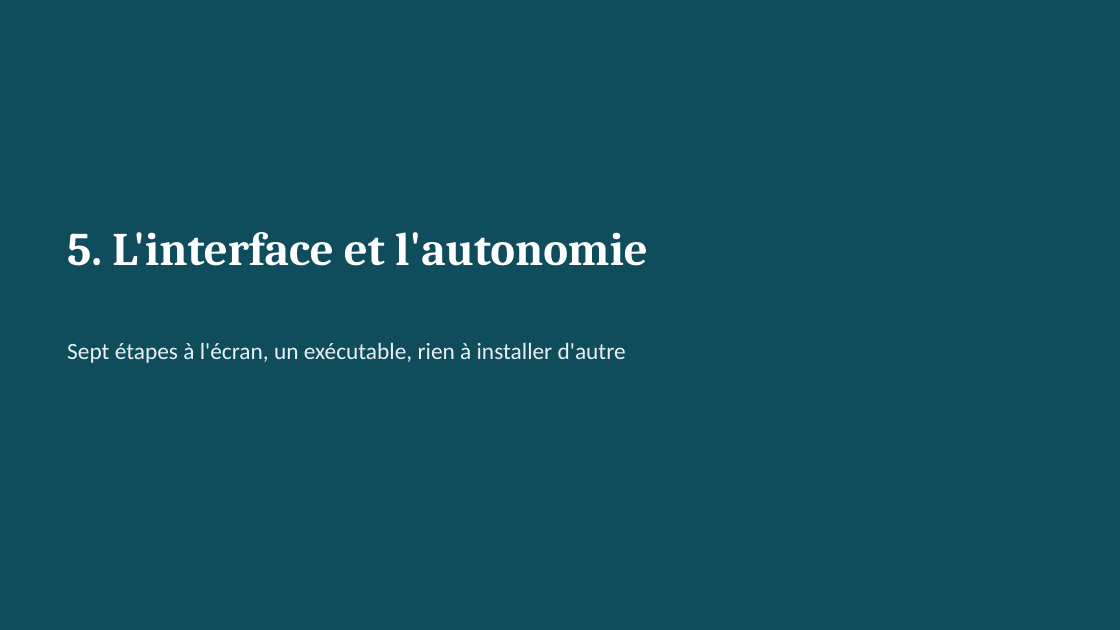
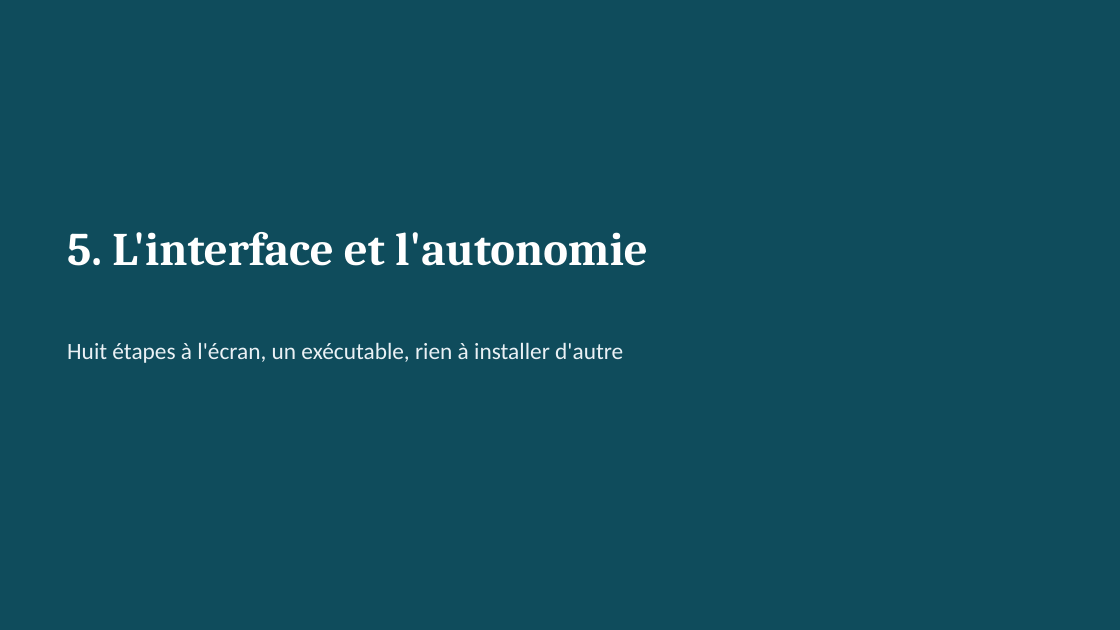
Before and after one commit to Renopop/SILLAGE, a slide deck: slide 25 of docs/SILLAGE_comment_ca_marche_principes.pptx. Drawn at 1120x630 pixels with LibreOffice and Linux fonts; fonts in the diff are those of the drawing. Boxes give left, top, right and bottom in pixels: in the first picture for what was removed or moved away, otherwise in the second. Text is boxed around its words. In the diff, an @@ line names an element or a change of style, - is before the commit and + after.

```diff
--- a/docs/SILLAGE_comment_ca_marche_principes.pptx
+++ b/docs/SILLAGE_comment_ca_marche_principes.pptx
@@ text at (67, 342, 623, 363): text changed @@
-Sept étapes à l'écran, un exécutable, rien à installer d'autre
+Huit étapes à l'écran, un exécutable, rien à installer d'autre
```
Also in this commit, not shown: 28 other slides changed, 21 other files.
